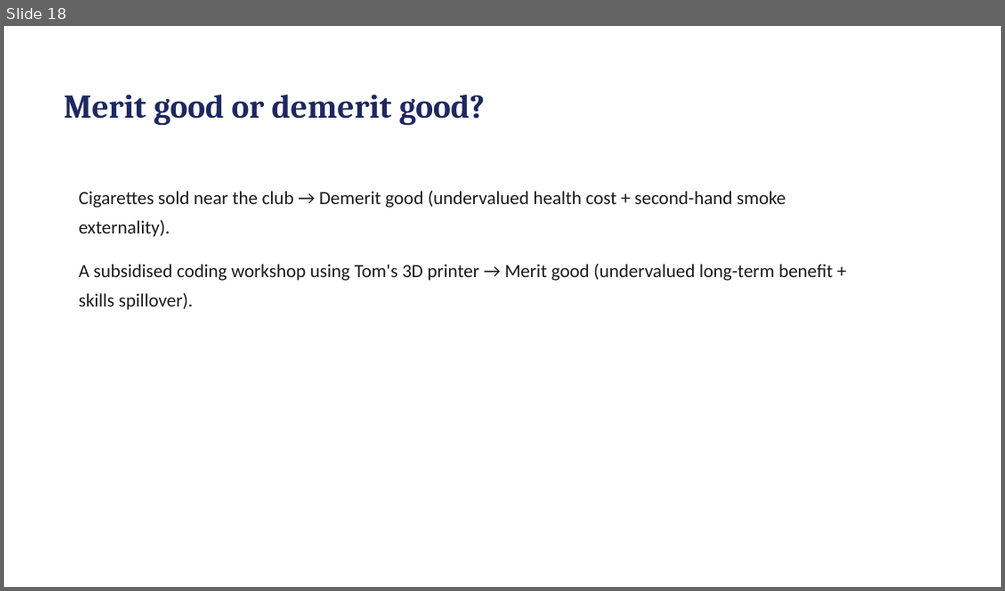
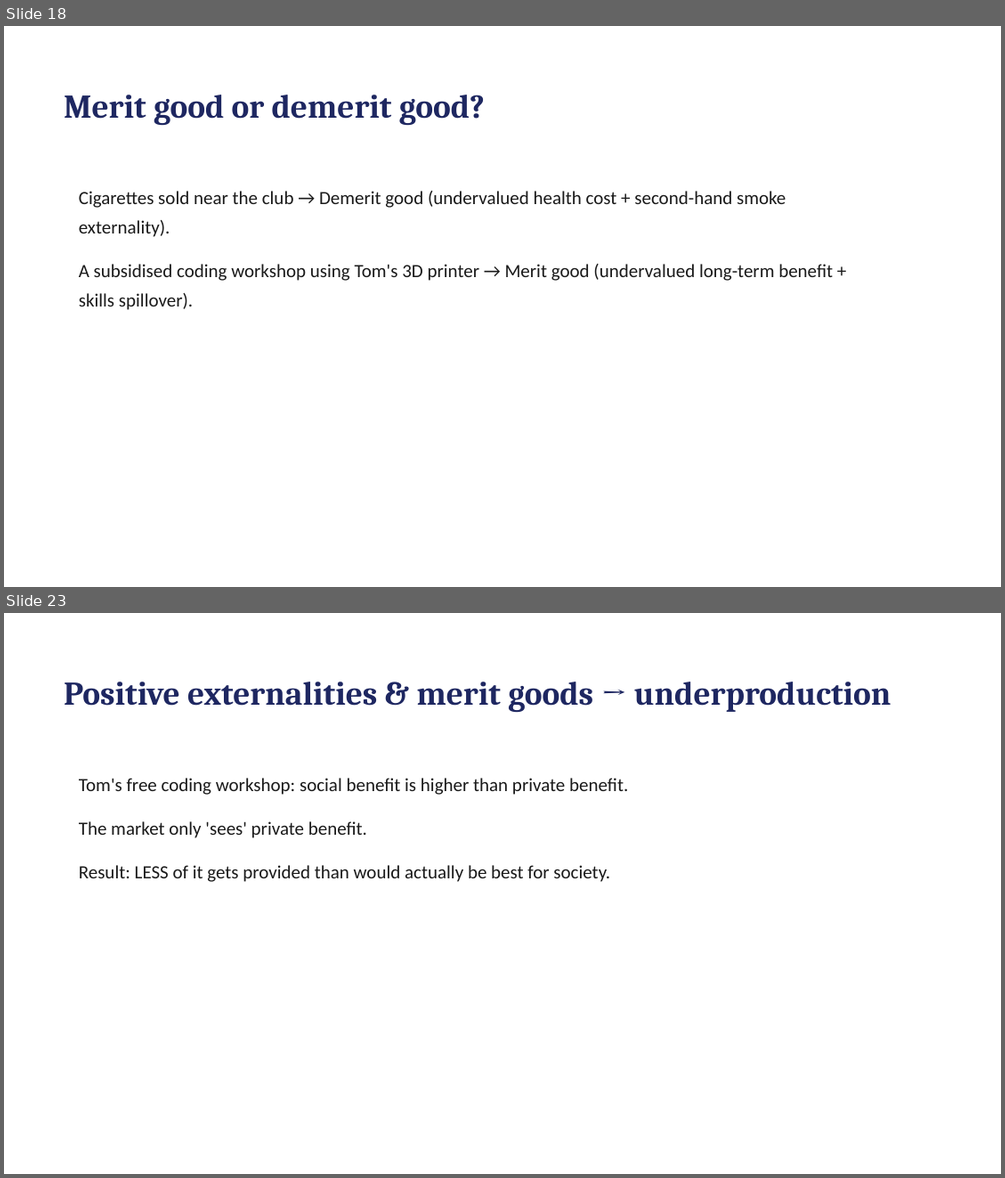
Before and after one commit to rebeccakfurness-boop/selongbayschool-teaching, a slide deck: courses/tom-economics/lessons/lesson-07/slides.pptx. Shown one above the other, each under a label of ours: slide 18 before the commit, slides 18 and 23 after it; the slides between them are not shown. The pictures are 1005x591 and 1005x1178 pixels, drawn with LibreOffice and Linux fonts; fonts in the diff are those of the drawing. Boxes give left, top, right and bottom in pixels: in the first picture for what was removed or moved away, otherwise in the second. Text is boxed around its words. In the diff, an @@ line names an element or a change of style, - is before the commit and + after.

```diff
--- a/courses/tom-economics/lessons/lesson-07/slides.pptx
+++ b/courses/tom-economics/lessons/lesson-07/slides.pptx
@@ slide 23 added at box(4, 613, 1001, 1174), background #FFFFFF @@
@@ text added at box(64, 682, 891, 712), 32 pt, text #1E2761, bold @@
+Positive externalities & merit goods → underproduction
@@ text added at box(79, 778, 628, 882), 18 pt, text #1A1A1A @@
+Tom's free coding workshop: social benefit is higher than private benefit.
+The market only 'sees' private benefit.
+Result: LESS of it gets provided than would actually be best for society.
```
Also in this commit, not shown: 3 slides changed, 9 other slides added, 1 slide removed, 29 other files.
